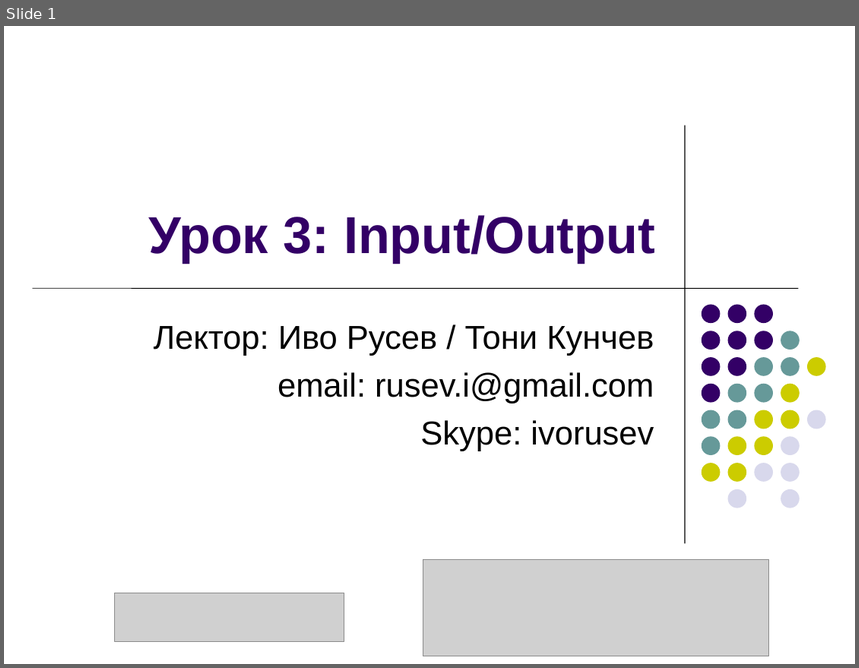
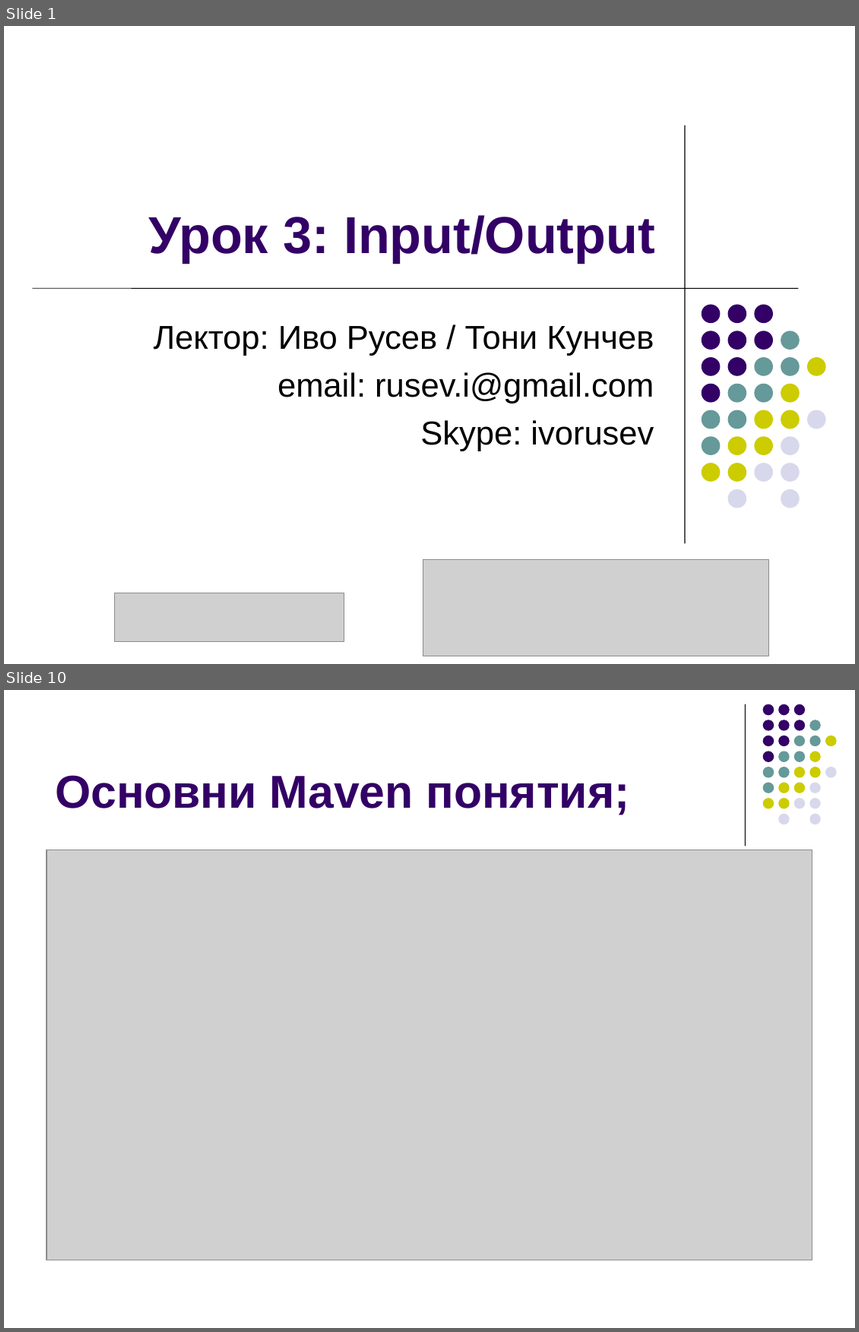
Before and after one commit to ivorusev/startup-factory-java-course, a slide deck: slides/5-Serialization+Maven.ppt. Shown one above the other, each under a label of ours: slide 1 before the commit, slides 1 and 10 after it; the slides between them are not shown. The pictures are 859x668 and 859x1332 pixels, drawn with LibreOffice and Linux fonts; fonts in the diff are those of the drawing; grey boxes stand for pictures. Boxes give left, top, right and bottom in pixels: in the first picture for what was removed or moved away, otherwise in the second. Text is boxed around its words. In the diff, an @@ line names an element or a change of style, - is before the commit and + after.

Commit message:
Added slides for serialization and maven, added empty hw file.

```diff
--- a/slides/5-Serialization+Maven.ppt
+++ b/slides/5-Serialization+Maven.ppt
@@ slide 10 added at box(4, 690, 855, 1328), background #FFFFFF @@
@@ line added from (746, 704) to (746, 846), #000000 0.74 pt @@
@@ title added at box(55, 775, 630, 815), 39 pt, text #330066, bold @@
+Основни Maven понятия;
@@ group added at box(763, 704, 836, 825): 31 ellipses @@
@@ picture added at box(47, 850, 813, 1260) @@
```
Also in this commit, not shown: 3 slides changed, 5 other slides added, 9 slides removed, 1 other file.
